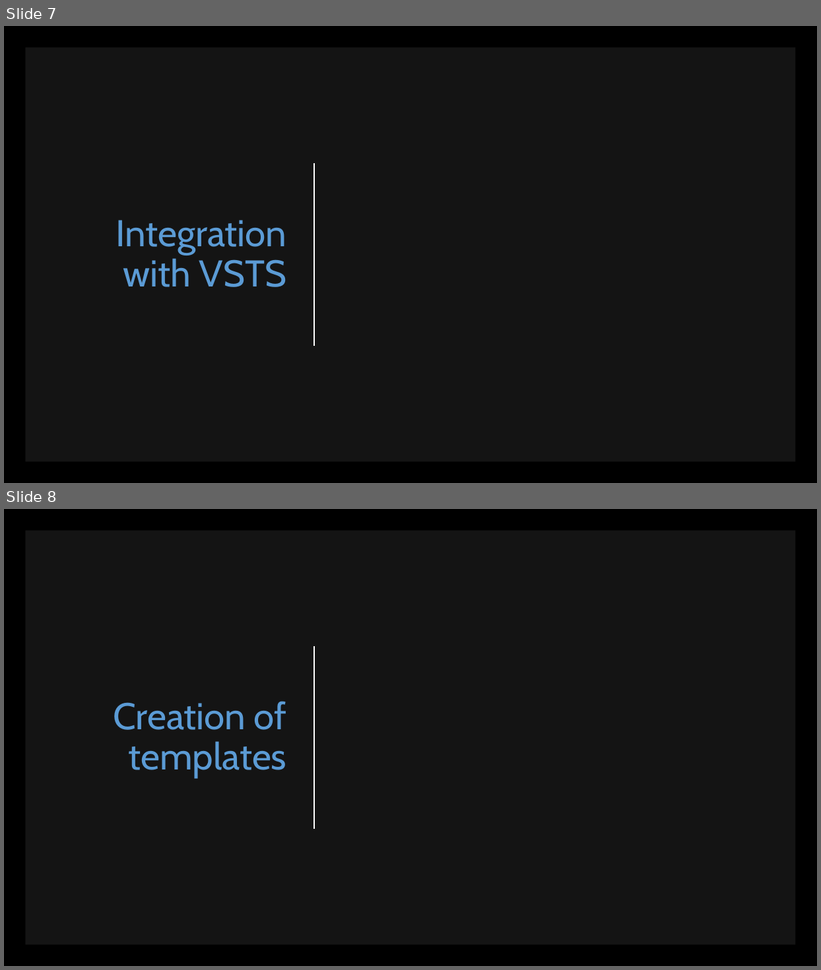
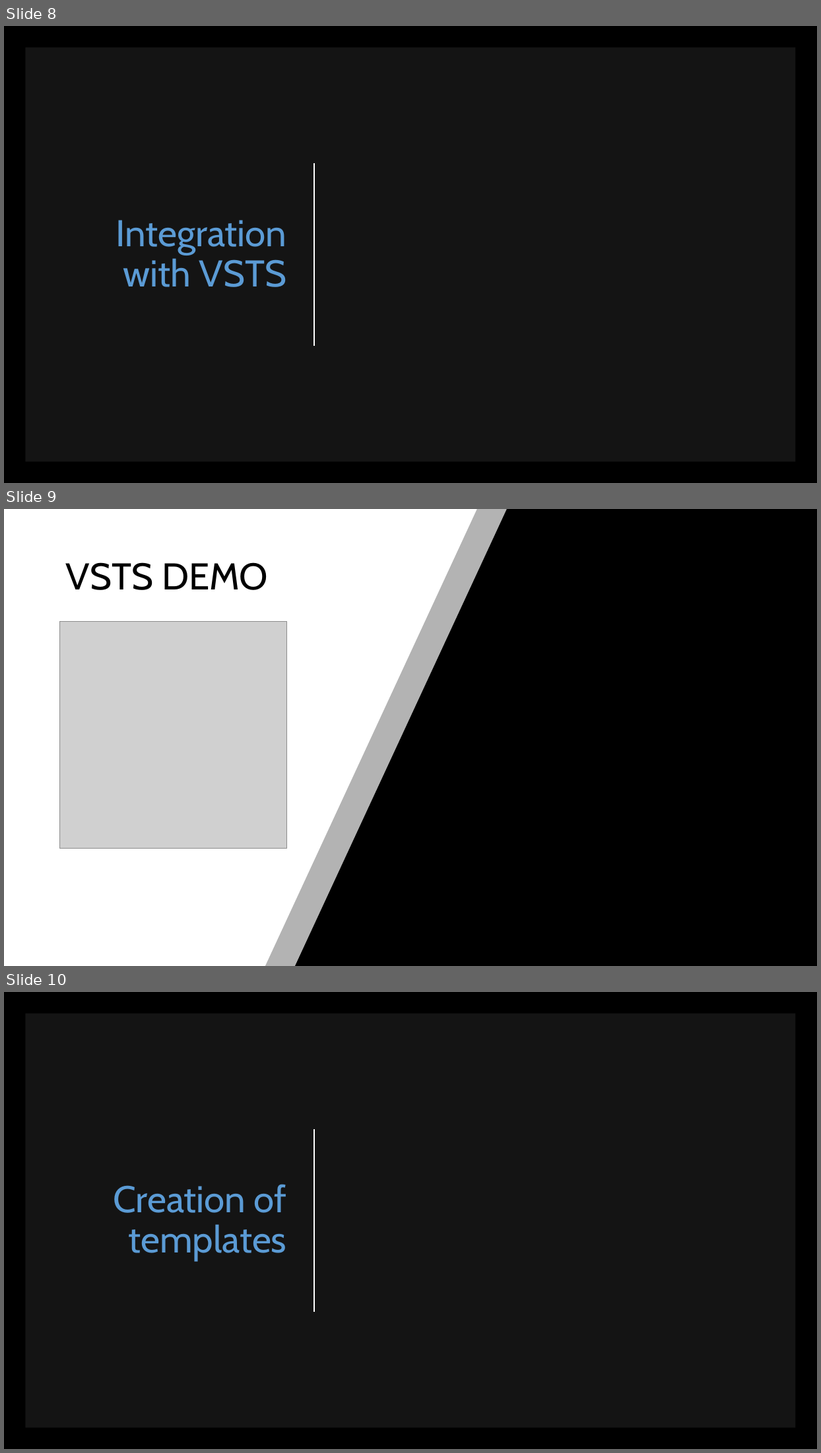
Before and after one commit to scottaddie/slide-decks, a slide deck: Tour de .NET Core CLI.pptx. Shown one above the other, each under a label of ours: slides 7 and 8 before the commit, slides 8, 9 and 10 after it. The pictures are 821x970 and 821x1453 pixels, drawn with LibreOffice and Linux fonts; fonts in the diff are those of the drawing; grey boxes stand for pictures. Boxes give left, top, right and bottom in pixels: in the first picture for what was removed or moved away, otherwise in the second. Text is boxed around its words. In the diff, an @@ line names an element or a change of style, - is before the commit and + after.

```diff
--- a/Tour de .NET Core CLI.pptx
+++ b/Tour de .NET Core CLI.pptx
@@ slide 9 added at [4, 509, 817, 966], background #000000 @@
@@ freeform shape added at [4, 509, 507, 966], fill #FFFFFF at 70% opacity @@
@@ freeform shape added at [4, 509, 477, 966], fill #FFFFFF @@
@@ title added at [66, 562, 268, 590], 44 pt, text #000000 @@
+VSTS DEMO
@@ picture added at [60, 622, 287, 849] @@
@@ what was slide 7 is now slide 8 @@
@@ what was slide 8 is now slide 10 @@
```
Also in this commit, not shown: 2 slides changed, 1 other slide added.
